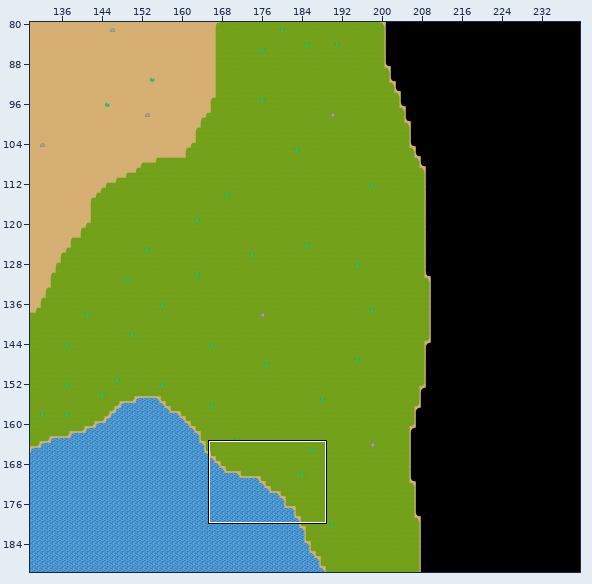
Tiled map -- assets_src/island.tmx. The first picture is a wide view before the edit; the outline marks the close-up.
Close-up. The starting point:
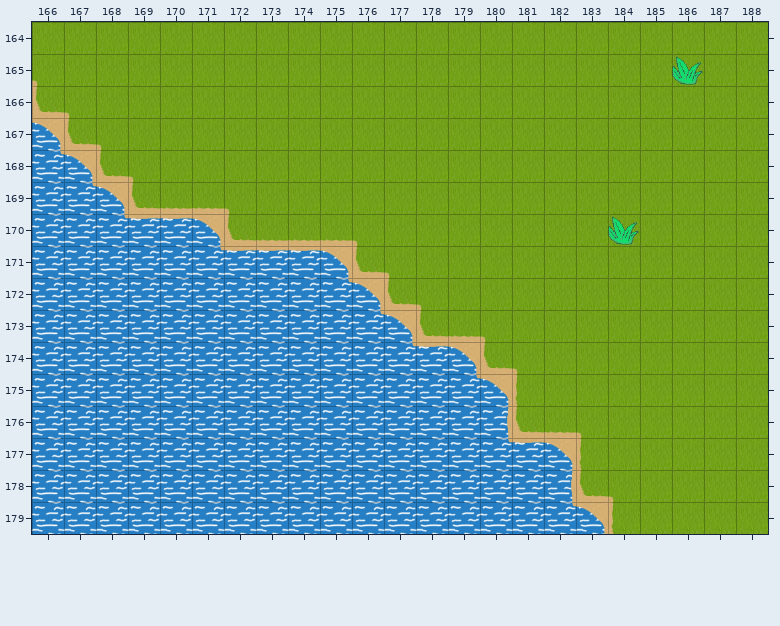
Cells are 48x48 px. Shown: x 166..188, y 164..179. The commit also changed other parts of the map, which this record leaves out.
After the commit:
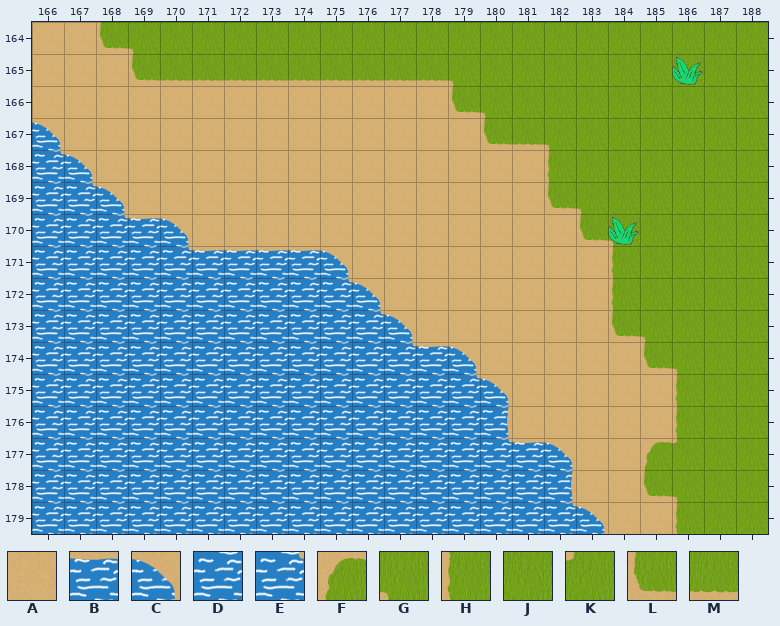
Key: from "tileset": A 35, B 97, C 98, D 113, E 115, F 144, G 148, H 160, J 161, K 164, L 176, M 177.
_ is an empty cell, . an unchanged one.
What changed:
--- layer "ground"
@@ x 166..186 @@
-164 JJJJ.................
-165 GJJJJJJJJJJJJJ.......
-166 LGJJJJJJJJJJJJJ......
-167 .LGJJJJJJJJJJJJJJ....
-168 ..LGJJJJJJJJJJJJJ....
-169 ...LMMGJJJJJJJJJJJ...
-170 ....BCLMMMGJJJJJJJJ..
-171 ....DE....LGJJJJJJJ..
-172 ...........LGJJJJJJ..
-173 ............LMGJJJJJ.
-174 ..............LGJJJJJ
-175 ...............HJJJJJ
-176 ...............LMGJJJ
-177 .................HJJJ
-178 .................LGJJ
-179 ..................HJJ
+164 AALG.................
+165 AAALMMMMMMMMMG.......
+166 AAAAAAAAAAAAALG......
+167 .AAAAAAAAAAAAALMG....
+168 ..AAAAAAAAAAAAAAH....
+169 ...AAAAAAAAAAAAALG...
+170 ....CAAAAAAAAAAAALG..
+171 ....EB....AAAAAAAAH..
+172 ...........AAAAAAAH..
+173 ............AAAAAALG.
+174 ..............AAAAALG
+175 ...............AAAAAH
+176 ...............AAAAAH
+177 .................AAFK
+178 .................AALG
+179 ..................AAH
Changed places in both close-ups, as pixel boxes (x1, y1, x2, y2):
changed: (32, 22, 697, 534)
